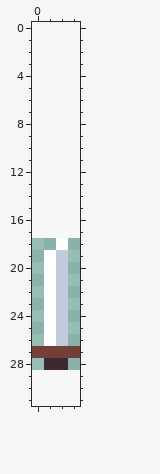
Edited in one commit: pixel-art file (sprites/proj/melee.aseprite). Above: the version before the commit.
4x11 pixels, 1 frame. The old version is drawn lined up with the new one, on the new canvas.
The same view after the edit:
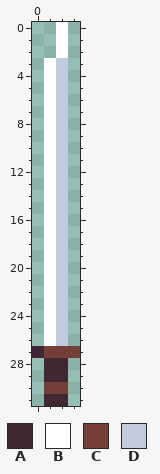
Palette (. is transparent): A #3f2832  B #ffffff  C #743f39  D #c0cbdc
Diff:
canvas 4x11 -> 4x32, the old top-left corner now at 0,18
Colour A now appears in row 29 at x 1 to 2; in row 31 at x 1 to 2.
The author changed colour C to colour A in row 27 at x 0.
Colour B now appears in rows 0 to 2 at x 2; in rows 3 to 18 at x 1.
Colour C now appears in row 30 at x 1 to 2.
Colour D now appears in rows 3 to 17 at x 2.
The author changed colour B to colour D in row 18 at x 2.
Where, in picture pixels (left, top, right, bottom), the same in both pictures:
changed: (44, 22, 68, 250)
changed: (32, 346, 68, 406)
